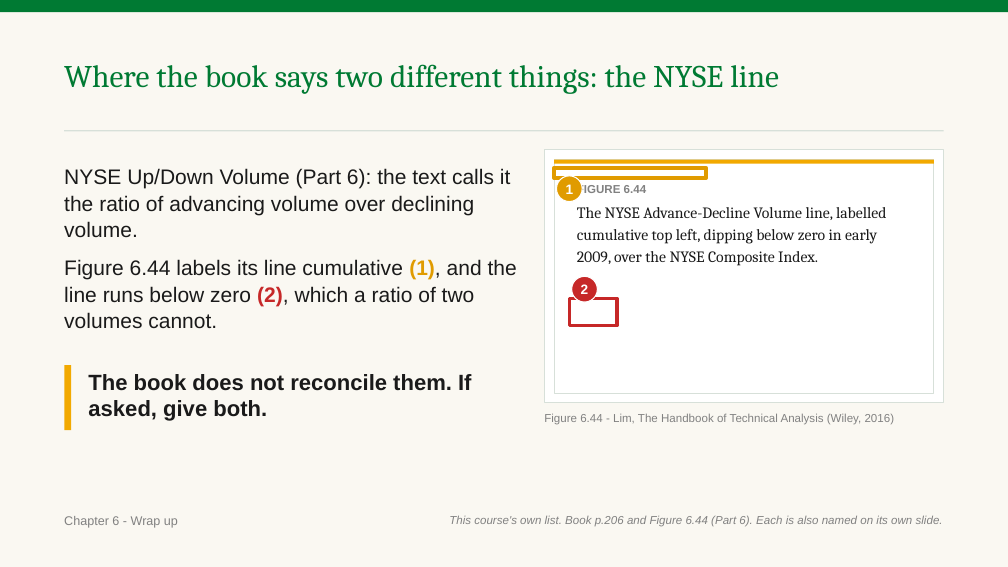
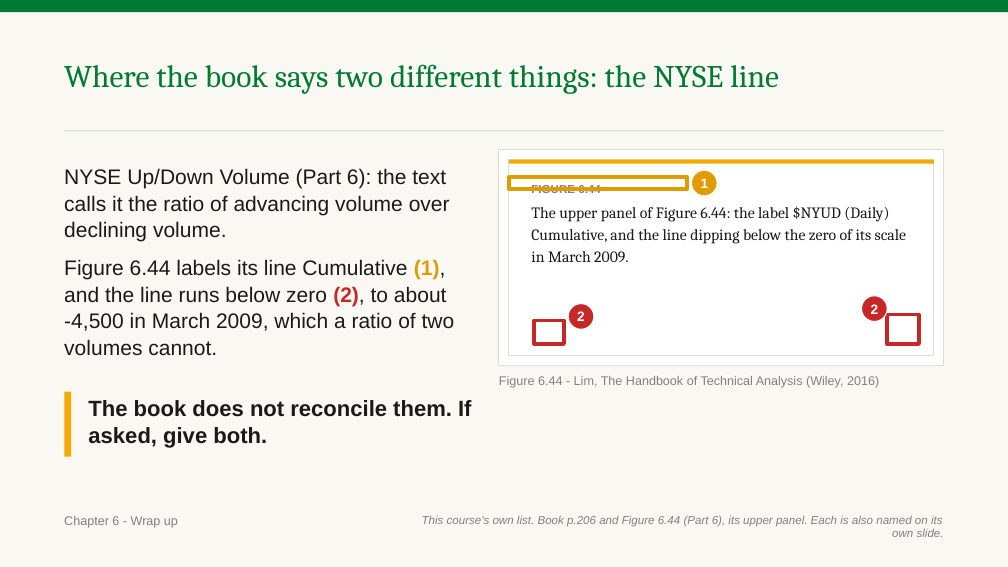
Before and after one commit to benjiesotelo-sudo/Telos_FIN1209, a slide deck: slide 212 of chapter-06/FIN1209-Chapter-06.pptx (slide 210 before the commit). Drawn at 1008x567 pixels with LibreOffice and Linux fonts; fonts in the diff are those of the drawing. Boxes give left, top, right and bottom in pixels: in the first picture for what was removed or moved away, otherwise in the second. Text is boxed around its words. In the diff, an @@ line names an element or a change of style, - is before the commit and + after.

```diff
--- a/chapter-06/FIN1209-Chapter-06.pptx
+++ b/chapter-06/FIN1209-Chapter-06.pptx
@@ rectangle: place and size @@
-rectangle at [544,150,944,403]
+rectangle at [499,150,944,366]
@@ rectangle: place and size @@
-rectangle at [554,160,934,164]
+rectangle at [509,160,934,164]
@@ rectangle: place and size @@
-rectangle at [554,168,706,178]
+rectangle at [509,177,687,189]
@@ rectangle: place and size @@
-rectangle at [554,160,934,393]
+rectangle at [509,160,934,356]
@@ ellipse "1": place and size @@
-ellipse "1" at [557,176,582,202]
+ellipse "1" at [692,170,718,196]
@@ text at [531,206,906,262]: text changed @@
-The NYSE Advance-Decline Volume line, labelled cumulative top left, dipping below zero in early 2009, over the NYSE Composite Index.
+The upper panel of Figure 6.44: the label $NYUD (Daily) Cumulative, and the line dipping below the zero of its scale in March 2009.
@@ text "FIGURE 6.44": place and size @@
-text "FIGURE 6.44" at [577,184,886,266]
+text "FIGURE 6.44" at [531,184,906,262]
@@ text at [64,259,455,356]: text changed @@
-Figure 6.44 labels its line cumulative (1), and the line runs below zero (2), which a ratio of two volumes cannot.
+Figure 6.44 labels its line Cumulative (1), and the line runs below zero (2), to about -4,500 in March 2009, which a ratio of two volumes cannot.
@@ ellipse added at [862,296,888,321], fill #C62828, outline #FFFFFF 1 pt, 13 pt, text #FFFFFF, bold @@
+2
@@ rectangle: place and size @@
-rectangle at [569,299,617,326]
+rectangle at [535,321,564,344]
@@ ellipse "2": place and size @@
-ellipse "2" at [572,277,597,302]
+ellipse "2" at [569,304,594,330]
@@ rectangle added at [887,315,919,344], outline #C62828 3.5 pt @@
@@ text "Figure 6.44 - Lim, The ...": place and size @@
-text "Figure 6.44 - Lim, The ..." at [544,413,895,425]
+text "Figure 6.44 - Lim, The ..." at [499,376,879,388]
@@ text "Figure 6.44 - Lim, The ..." at [499,376,879,388]: size 11 to 12 pt @@
@@ rectangle: place and size @@
-rectangle at [64,365,71,430]
+rectangle at [64,392,71,457]
@@ text "The book does not reconcile ...": place and size @@
-text "The book does not reconcile ..." at [88,374,471,421]
+text "The book does not reconcile ..." at [88,400,471,448]
@@ text at [422,515,944,537]: text changed @@
-This course's own list. Book p.206 and Figure 6.44 (Part 6). Each is also named on its own slide.
+This course's own list. Book p.206 and Figure 6.44 (Part 6), its upper panel. Each is also named on its own slide.
```
Also in this commit, not shown: 56 other slides changed, 4 slides added, 3 other files.
